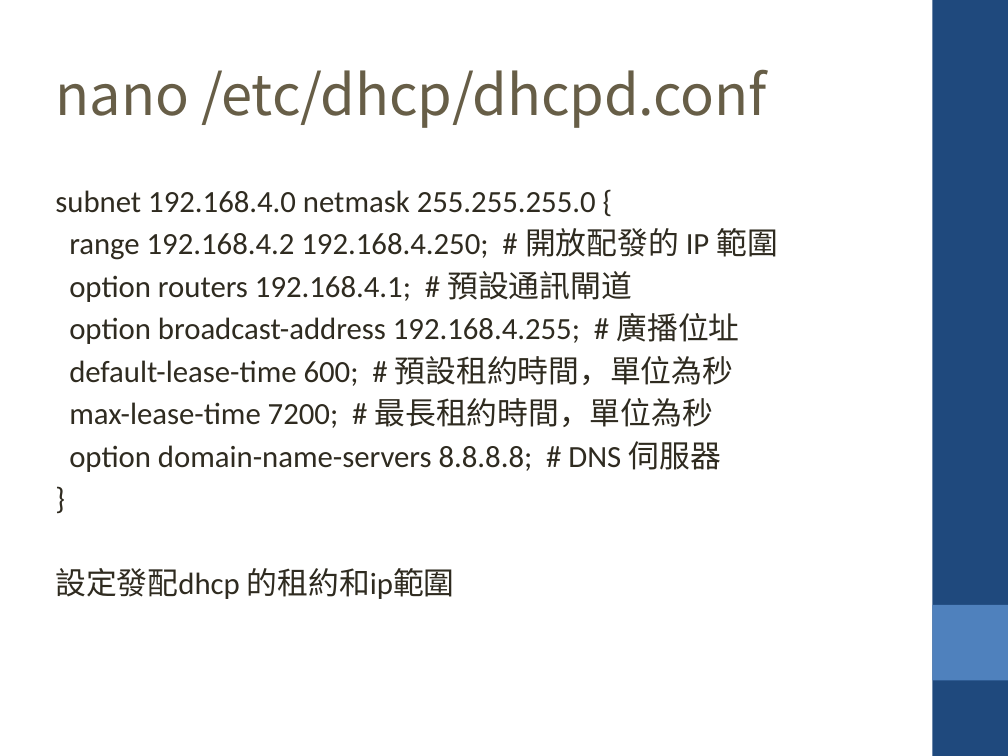
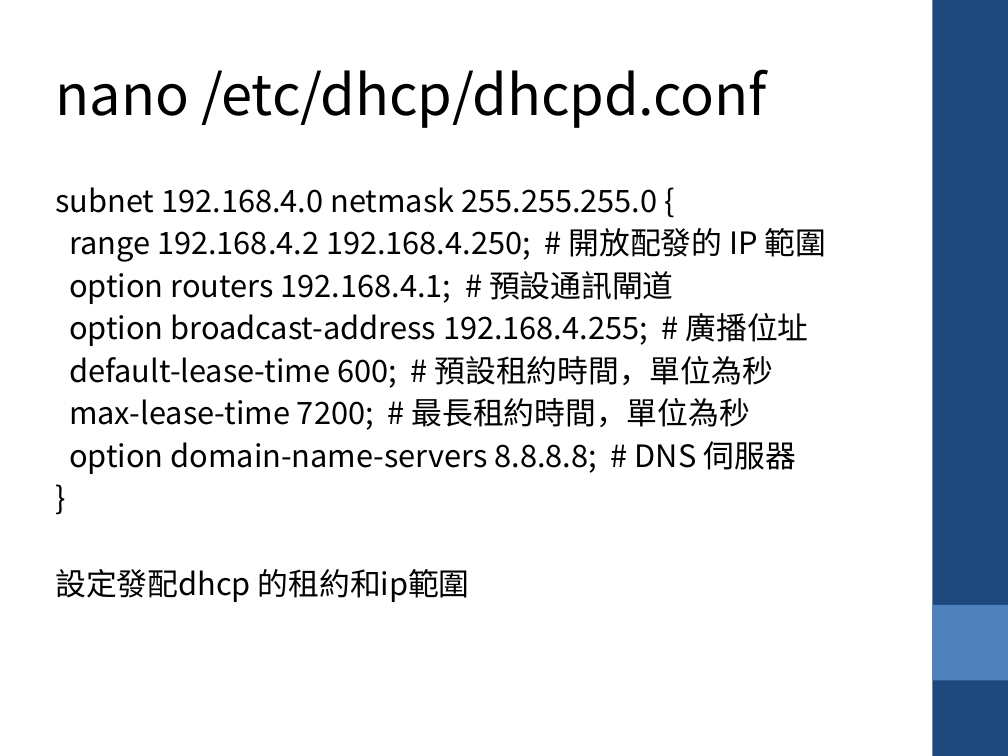
Before and after one commit to krnick/AP_MODE, a slide deck: slide 18 of 設定wifi ap_repeater.pptx. Drawn at 1008x756 pixels with LibreOffice and Linux fonts; fonts in the diff are those of the drawing. Boxes give left, top, right and bottom in pixels: in the first picture for what was removed or moved away, otherwise in the second. Text is boxed around its words. In the diff, an @@ line names an element or a change of style, - is before the commit and + after.

```diff
--- a/設定wifi ap_repeater.pptx
+++ b/設定wifi ap_repeater.pptx
@@ text "nano /etc/dhcp/dhcpd.conf" at bbox=[55, 69, 768, 128]: text colour #675E47 to #000000 @@
@@ text "subnet 192.168.4.0 netmask 255.255.255.0 {" at bbox=[55, 187, 826, 602]: font Calibri to Noto Sans CJK SC in "subnet 192.168.4.0 netmask 255.255.255.0 {", "range 192.168.4.2 192.168.4.250; # IP", "option routers 192.168.4.1; #", "option broadcast-address 192.168.4.255; #" and 5 more places; text colour #2F2B20 to #000000; font DejaVu Sans to Noto Sans CJK SC in "開放配發的 範圍", "預設通訊閘道", "廣播位址", "預設租約時間，單位為秒" and 3 more places @@
```
Also in this commit, not shown: 17 other slides changed, 1 slide added.
